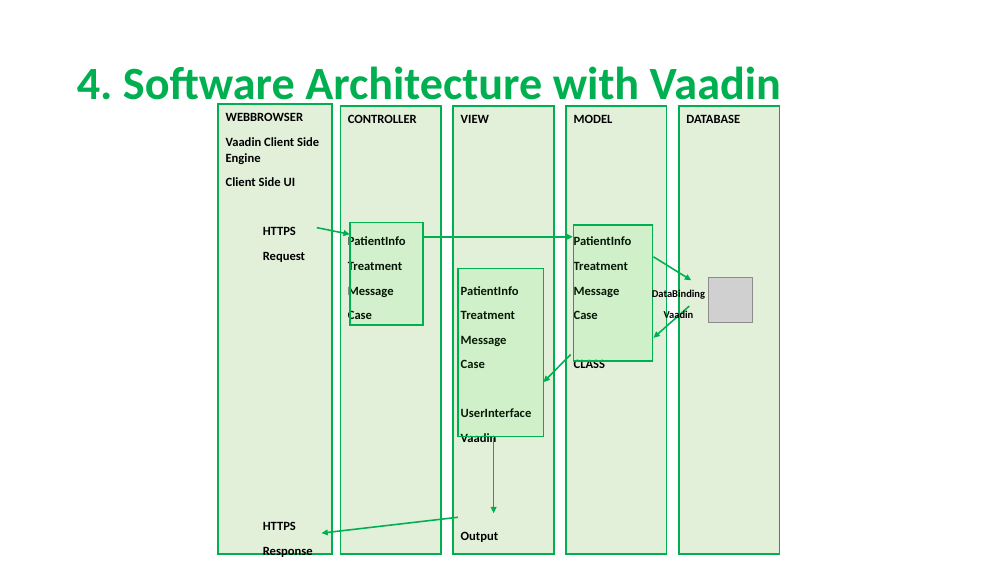
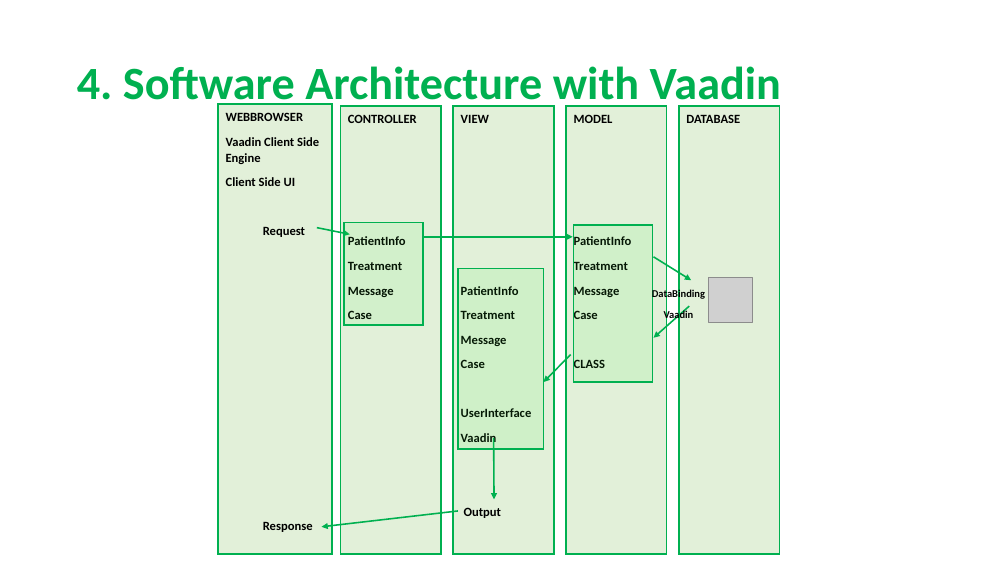
Before and after one commit to sarahmele/ch.bfh.btx8081.w2015.green, a slide deck: slide 6 of doc/task09/Task9.pptx. Drawn at 1008x567 pixels with LibreOffice and Linux fonts; fonts in the diff are those of the drawing; grey boxes stand for pictures. Boxes give left, top, right and bottom in pixels: in the first picture for what was removed or moved away, otherwise in the second. Text is boxed around its words. In the diff, an @@ line names an element or a change of style, - is before the commit and + after.

Commit message:
Final Version

```diff
--- a/doc/task09/Task9.pptx
+++ b/doc/task09/Task9.pptx
@@ text in rectangle at box(263, 226, 296, 235): paragraph removed @@
-HTTPS
@@ rectangle: place and size @@
-rectangle at box(350, 222, 423, 325)
+rectangle at box(344, 222, 423, 325)
@@ rectangle: place and size @@
-rectangle at box(574, 225, 653, 361)
+rectangle at box(574, 225, 653, 383)
@@ rectangle: place and size @@
-rectangle at box(458, 268, 544, 436)
+rectangle at box(458, 268, 544, 449)
@@ arrow moved from (494, 438) - (494, 513) to (494, 438) - (495, 500) @@
@@ text in rectangle at box(263, 521, 296, 530): paragraph removed @@
-HTTPS
@@ arrow moved from (458, 517) - (321, 533) to (458, 511) - (321, 527) @@
```
Also in this commit, not shown: 4 other slides changed.
